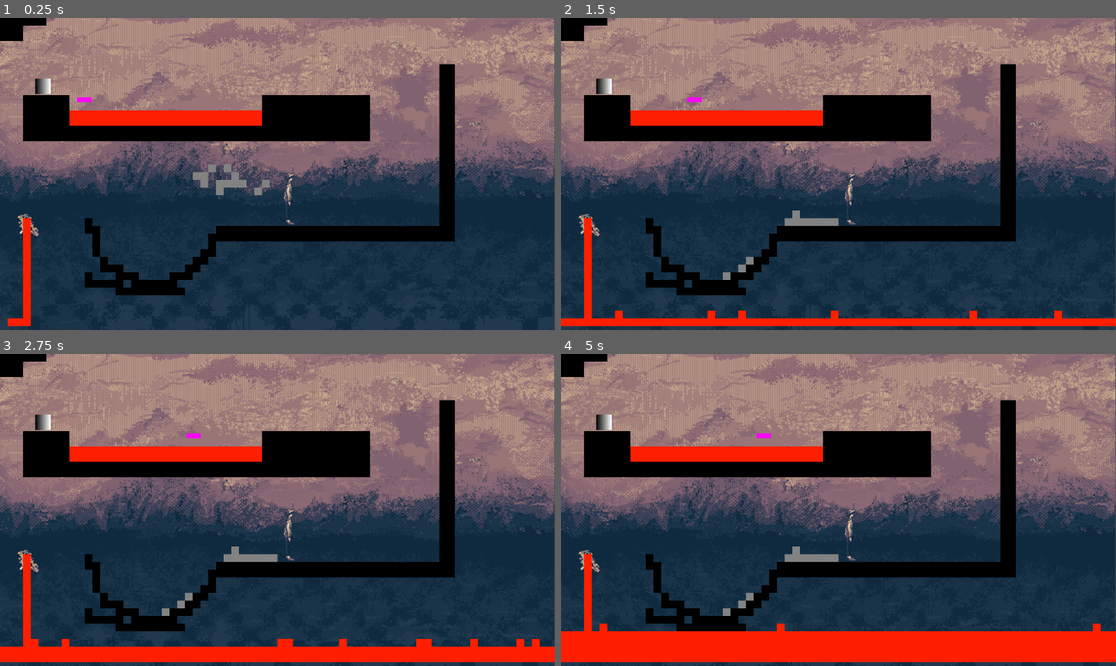
Above: before the commit, frames 1-4 (two rows, left to right).
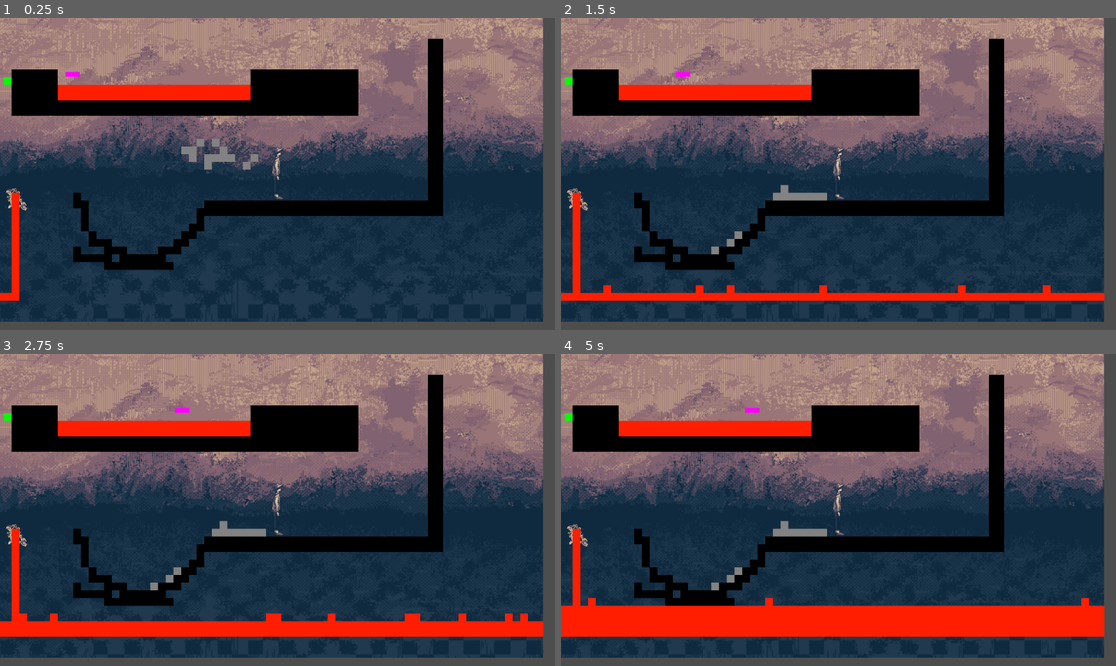
Above: after the commit, the same moments.

Repository: hellomynameisren/ludumdare
Game: Godot game, scene res://liquid/test_level.tscn
Same seed, same stepped clock (60 frames per second), same inputs: the game is played once before the commit and once after it. The project has no main scene, so this scene is started directly.
Inputs:
- Up to frame 1 (0.25 s): no input
- Up to frame 2 (1.5 s): no input
- Up to frame 3 (2.75 s): no input
- Up to frame 4 (5 s): no input

The runs differ from the first frame. In frame 1, 45% of the frame differs, in the area x 0-100%, y 0-100%; in frame 2, 50%; in frame 3, 54%; in frame 4, 59%.

Commit message:
Add files via upload
+ Player Camera
+ Falling Block Hazards (Non-Lethal)
+ Crumbling Floors

Diff:
--- /dev/null
+++ b/liquid/ceiling_hazard.gd
@@ -0,0 +1,14 @@
+extends RigidBody2D
+
+func _ready():
+    # Set the initial gravity scale to 0 to make it inert
+    gravity_scale = 0
+
+func _on_body_entered(body):
+    print("Body entered")
+    # Check if the body that entered is in the "player" group
+    if body.is_in_group("player"):
+        # Apply an upward impulse
+        apply_central_impulse(Vector2(0, -10))
+        # Set the gravity scale to 1 to make it fall
+        gravity_scale = 1
--- /dev/null
+++ b/liquid/ceiling_hazard.tscn
@@ -0,0 +1,34 @@
+[gd_scene load_steps=6 format=3 uid="uid://8horxcuwc5ur"]
+
+[ext_resource type="Script" path="res://liquid/ceiling_hazard.gd" id="1_h0b88"]
+
+[sub_resource type="Gradient" id="Gradient_h7qii"]
+colors = PackedColorArray(0, 1, 0, 1, 0, 1, 0, 1)
+
+[sub_resource type="GradientTexture2D" id="GradientTexture2D_frg6q"]
+gradient = SubResource("Gradient_h7qii")
+width = 16
+height = 16
+
+[sub_resource type="RectangleShape2D" id="RectangleShape2D_rc44y"]
+size = Vector2(16, 16)
+
+[sub_resource type="RectangleShape2D" id="RectangleShape2D_1ngy3"]
+size = Vector2(20, 200)
+
+[node name="Ceiling Hazard" type="RigidBody2D"]
+script = ExtResource("1_h0b88")
+
+[node name="Sprite2D" type="Sprite2D" parent="."]
+texture = SubResource("GradientTexture2D_frg6q")
+
+[node name="CollisionShape2D" type="CollisionShape2D" parent="."]
+shape = SubResource("RectangleShape2D_rc44y")
+
+[node name="Area2D" type="Area2D" parent="."]
+
+[node name="CollisionShape2D" type="CollisionShape2D" parent="Area2D"]
+position = Vector2(0, 92)
+shape = SubResource("RectangleShape2D_1ngy3")
+
+[connection signal="body_entered" from="Area2D" to="." method="_on_body_entered"]
--- a/liquid/player.gd
+++ b/liquid/player.gd
@@ -7,7 +7,8 @@
 var last_key_dir = 0 # 0: No key, -1: Left key (ui_a), 1: Right key (ui_d)
 
 func _ready():
-	$AnimatedSprite2D.play("default")
+	pass
+	#$AnimatedSprite2D.play("default")
 
 
 func get_input():
--- a/liquid/player.tscn
+++ b/liquid/player.tscn
@@ -94,7 +94,7 @@
 [sub_resource type="RectangleShape2D" id="RectangleShape2D_ro6jj"]
 size = Vector2(24, 110)
 
-[node name="Player" type="CharacterBody2D"]
+[node name="Player" type="CharacterBody2D" groups=["player"]]
 script = ExtResource("1_t13u5")
 
 [node name="AnimatedSprite2D" type="AnimatedSprite2D" parent="."]
@@ -104,4 +104,6 @@
 [node name="CollisionShape2D" type="CollisionShape2D" parent="."]
 shape = SubResource("RectangleShape2D_ro6jj")
 
+[node name="Camera2D" type="Camera2D" parent="."]
+
 [connection signal="animation_finished" from="AnimatedSprite2D" to="." method="_on_animated_sprite_2d_animation_finished"]
--- a/liquid/test_level.tscn
+++ b/liquid/test_level.tscn
@@ -1,11 +1,13 @@
-[gd_scene load_steps=18 format=3 uid="uid://d2d8akbfs1y3e"]
+[gd_scene load_steps=20 format=3 uid="uid://d2d8akbfs1y3e"]
 
 [ext_resource type="PackedScene" uid="uid://wrwp604x2ow3" path="res://liquid/level.tscn" id="1_yxwh2"]
 [ext_resource type="Script" path="res://liquid/test_level.gd" id="2_5tt3k"]
 [ext_resource type="PackedScene" uid="uid://bgyexa7lvrxca" path="res://liquid/player.tscn" id="2_w7ouu"]
 [ext_resource type="PackedScene" uid="uid://bokkqyrjki4o" path="res://liquid/goal.tscn" id="4_7m57f"]
+[ext_resource type="PackedScene" uid="uid://cy7or2ni7wpn1" path="res://liquid/weak_block.tscn" id="6_7df4v"]
 [ext_resource type="PackedScene" uid="uid://baep8bkn4mli2" path="res://liquid/lava_hole.tscn" id="6_7w2jk"]
 [ext_resource type="Texture2D" uid="uid://dfk42c8cvs70j" path="res://assets/lava_tile.png" id="6_gg2f2"]
+[ext_resource type="PackedScene" uid="uid://8horxcuwc5ur" path="res://liquid/ceiling_hazard.tscn" id="6_obujs"]
 [ext_resource type="Texture2D" uid="uid://6pybjbei8h16" path="res://assets/black_16_16.png" id="6_picq3"]
 [ext_resource type="Texture2D" uid="uid://0gu4a2kbmvgr" path="res://assets/breakable_tile.png" id="8_7smv2"]
 [ext_resource type="Texture2D" uid="uid://c6wvmjw2h2qc3" path="res://assets/gravel_tile.png" id="9_e36gb"]
@@ -47,18 +49,24 @@
 position = Vector2(600, 350)
 
 [node name="Goal" parent="." index="3" instance=ExtResource("4_7m57f")]
-position = Vector2(89, 142)
+position = Vector2(-300, 142)
 
 [node name="LavaHole" parent="." index="4" instance=ExtResource("6_7w2jk")]
 position = Vector2(58, 432)
 
-[node name="TileMap" type="TileMap" parent="." index="6"]
+[node name="Ceiling Hazard" parent="." index="5" instance=ExtResource("6_obujs")]
+position = Vector2(125, 0)
+
+[node name="WeakBlock" parent="." index="6" instance=ExtResource("6_7df4v")]
+position = Vector2(50, 180)
+
+[node name="TileMap" type="TileMap" parent="." index="8"]
 position = Vector2(17, -1)
 tile_set = SubResource("TileSet_aljmh")
 format = 2
 layer_0/tile_data = PackedInt32Array(1703939, 1, 0, 851994, 1, 0, 851993, 1, 0, 851992, 1, 0, 851991, 1, 0, 851990, 1,  …(5587 unchanged characters)…
 
-[node name="Moving Platform" type="CharacterBody2D" parent="." index="7"]
+[node name="Moving Platform" type="CharacterBody2D" parent="." index="9"]
 position = Vector2(200, 170)
 script = ExtResource("10_1mhcj")
 
--- /dev/null
+++ b/liquid/weak_block.gd
@@ -0,0 +1,14 @@
+extends RigidBody2D
+
+func _ready():
+    # Set the initial gravity scale to 0 to make it inert
+    gravity_scale = 0
+
+func _on_body_entered(body):
+    print("Body entered")
+    # Check if the body that entered is in the "player" group
+    if body.is_in_group("player"):
+        # Apply an upward impulse
+        apply_central_impulse(Vector2(0, -10))
+        # Set the gravity scale to 1 to make it fall
+        gravity_scale = 1
--- /dev/null
+++ b/liquid/weak_block.tscn
@@ -0,0 +1,32 @@
+[gd_scene load_steps=6 format=3 uid="uid://cy7or2ni7wpn1"]
+
+[ext_resource type="Script" path="res://liquid/weak_block.gd" id="1_kacg3"]
+
+[sub_resource type="Gradient" id="Gradient_h7qii"]
+colors = PackedColorArray(0, 1, 0, 1, 0, 1, 0, 1)
+
+[sub_resource type="GradientTexture2D" id="GradientTexture2D_frg6q"]
+gradient = SubResource("Gradient_h7qii")
+width = 16
+height = 16
+
+[sub_resource type="RectangleShape2D" id="RectangleShape2D_rc44y"]
+size = Vector2(16, 16)
+
+[sub_resource type="RectangleShape2D" id="RectangleShape2D_1ngy3"]
+
+[node name="WeakBlock" type="RigidBody2D"]
+script = ExtResource("1_kacg3")
+
+[node name="Sprite2D" type="Sprite2D" parent="."]
+texture = SubResource("GradientTexture2D_frg6q")
+
+[node name="CollisionShape2D" type="CollisionShape2D" parent="."]
+shape = SubResource("RectangleShape2D_rc44y")
+
+[node name="Area2D" type="Area2D" parent="."]
+
+[node name="CollisionShape2D" type="CollisionShape2D" parent="Area2D"]
+shape = SubResource("RectangleShape2D_1ngy3")
+
+[connection signal="body_entered" from="Area2D" to="." method="_on_body_entered"]
